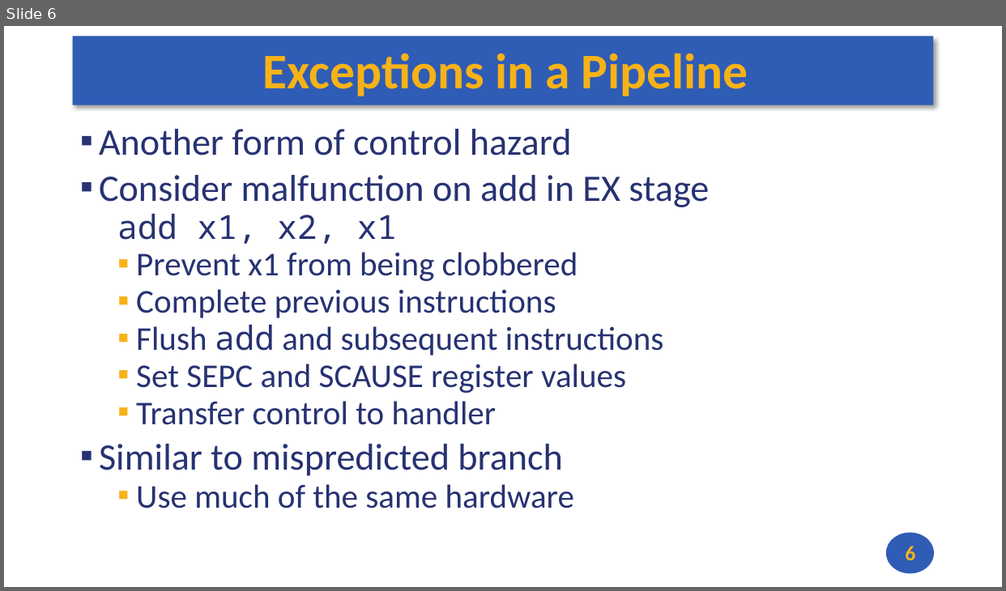
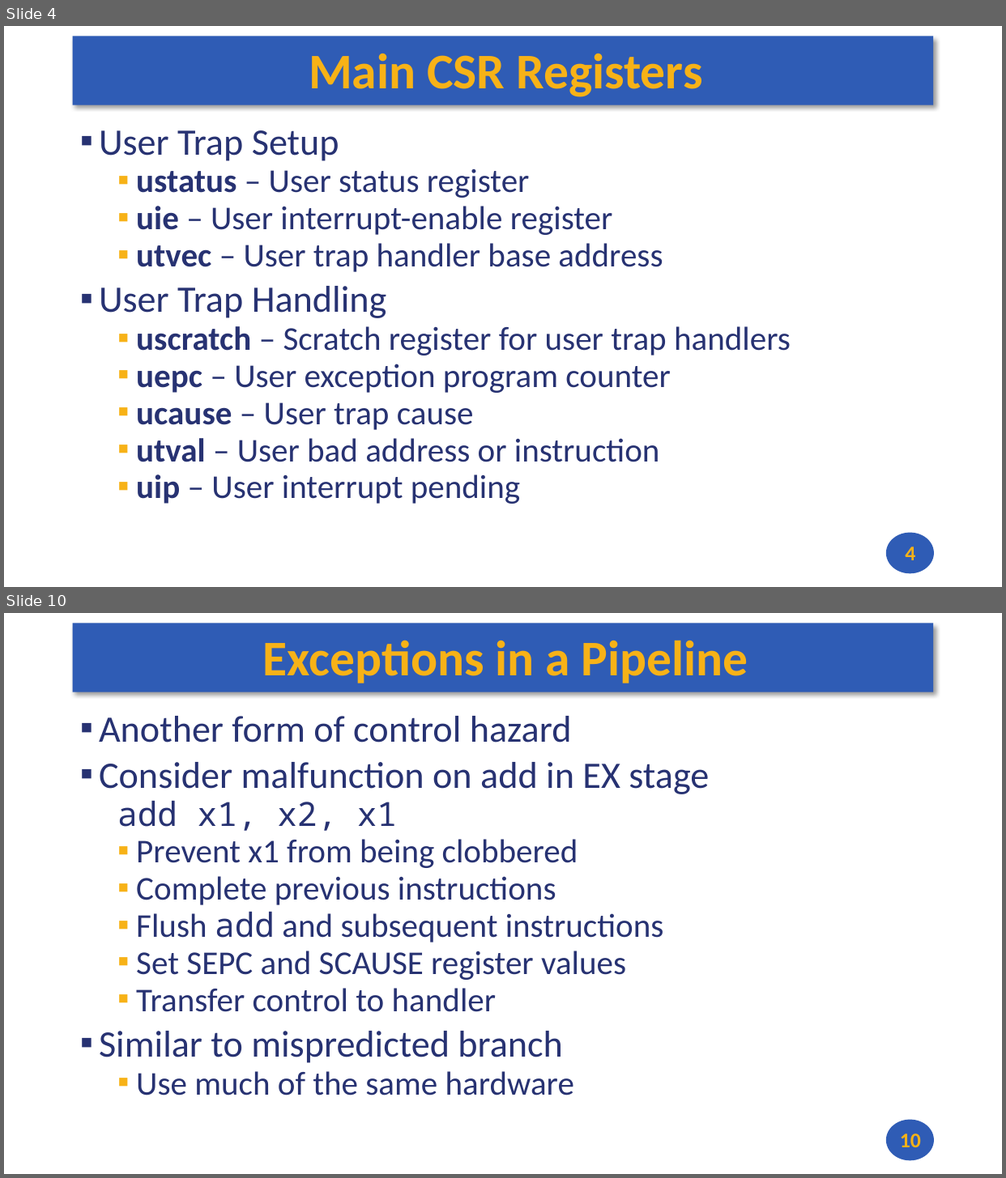
Before and after one commit to andrewt0301/hse-acos-course, a slide deck: docs/part1ca/10_Exceptions/CA_Lecture_10.pptx. Shown one above the other, each under a label of ours: slide 6 before the commit, slides 4 and 10 after it; the slides between them are not shown. The pictures are 1006x591 and 1006x1178 pixels, drawn with LibreOffice and Linux fonts; fonts in the diff are those of the drawing. Boxes give left, top, right and bottom in pixels: in the first picture for what was removed or moved away, otherwise in the second. Text is boxed around its words. In the diff, an @@ line names an element or a change of style, - is before the commit and + after.

```diff
--- a/docs/part1ca/10_Exceptions/CA_Lecture_10.pptx
+++ b/docs/part1ca/10_Exceptions/CA_Lecture_10.pptx
@@ slide 4 added at (4,26,1002,587), background #FFFFFF; not listed: 2 template elements that a slide beside it also shows @@
@@ title added at (309,54,702,97), 48 pt, text #F7B217, bold @@
+Main CSR Registers
@@ text added at (99,130,791,504), 32 pt, text #273272 @@
+▪ User Trap Setup
+  ▪ ustatus – User status register
+  ▪ uie – User interrupt-enable register
+  ▪ utvec – User trap handler base address
+▪ User Trap Handling
+  ▪ uscratch – Scratch register for user trap handlers
+  ▪ uepc – User exception program counter
+  ▪ ucause – User trap cause
+  ▪ utval – User bad address or instruction
+  ▪ uip – User interrupt pending
@@ page number added at (905,547,915,561), 20 pt, text #F7B217, bold @@
+4
@@ what was slide 6 is now slide 10 @@
@@ page number at (900,1134,921,1148): text changed @@
-6
+10
```
Also in this commit, not shown: 5 slides changed, 3 other slides added, 13 slides removed, 2 other files.
